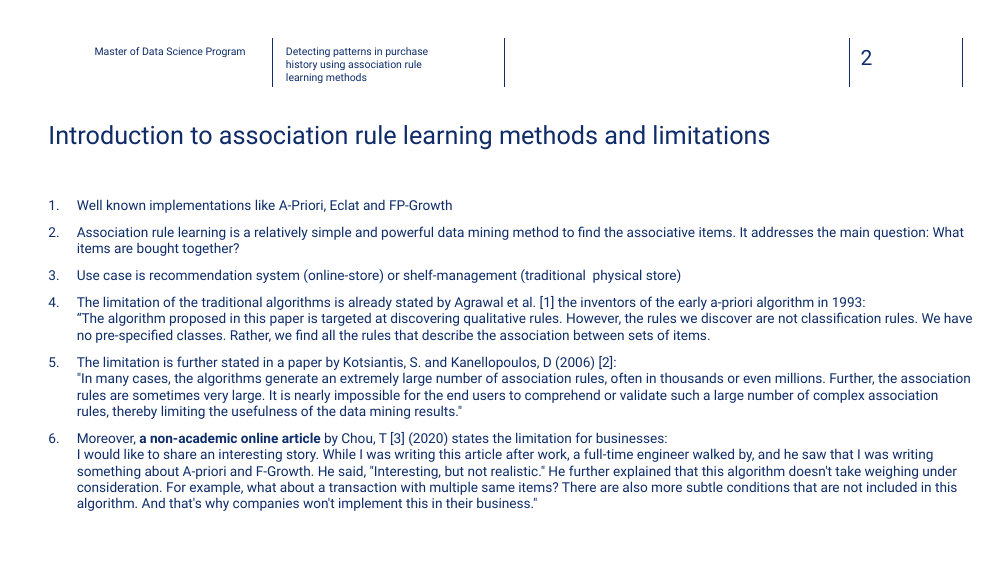
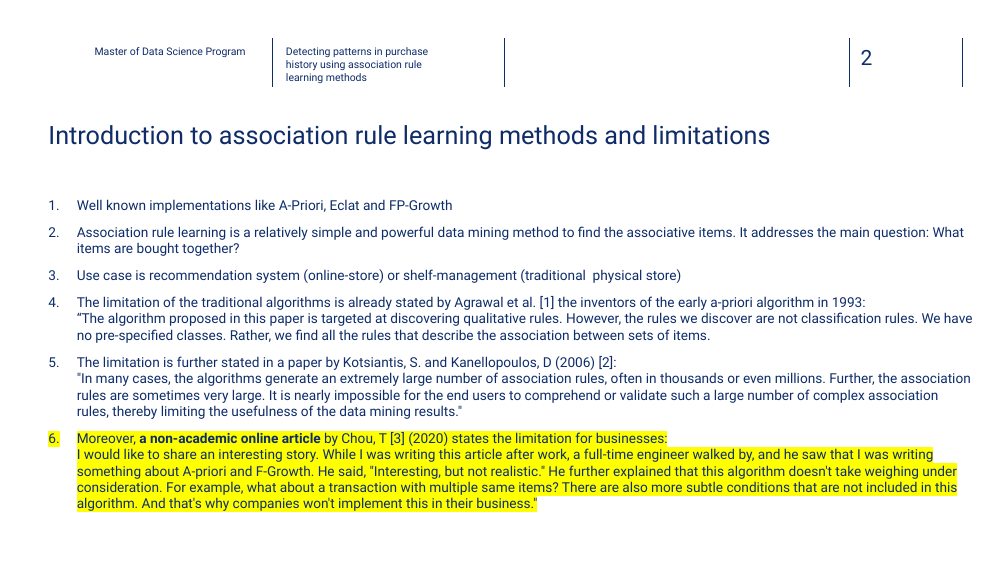
Before and after one commit to dawei7/Detecting-patterns-in-purchase-history-using-association-rule-learning-methods, a slide deck: slide 2 of MasterThesis/Presentation_Detecting-patterns-in-purchase-history-using-association-rule-learning-methods_latest.pptx. Drawn at 1008x567 pixels with LibreOffice and Linux fonts; fonts in the diff are those of the drawing; background and template pictures are left out. Boxes give left, top, right and bottom in pixels: in the first picture for what was removed or moved away, otherwise in the second. Text is boxed around its words. In the diff, an @@ line names an element or a change of style, - is before the commit and + after.

```diff
--- a/MasterThesis/Presentation_Detecting-patterns-in-purchase-history-using-association-rule-learning-methods_latest.pptx
+++ b/MasterThesis/Presentation_Detecting-patterns-in-purchase-history-using-association-rule-learning-methods_latest.pptx
@@ text at (x1=77, y1=430, x2=957, y2=513): highlight none to #FFFF00 in "Moreover, a non-academic online article by Chou, ..." @@
```
Also in this commit, not shown: 1 other slide changed, 1 slide removed, 5 other files.
